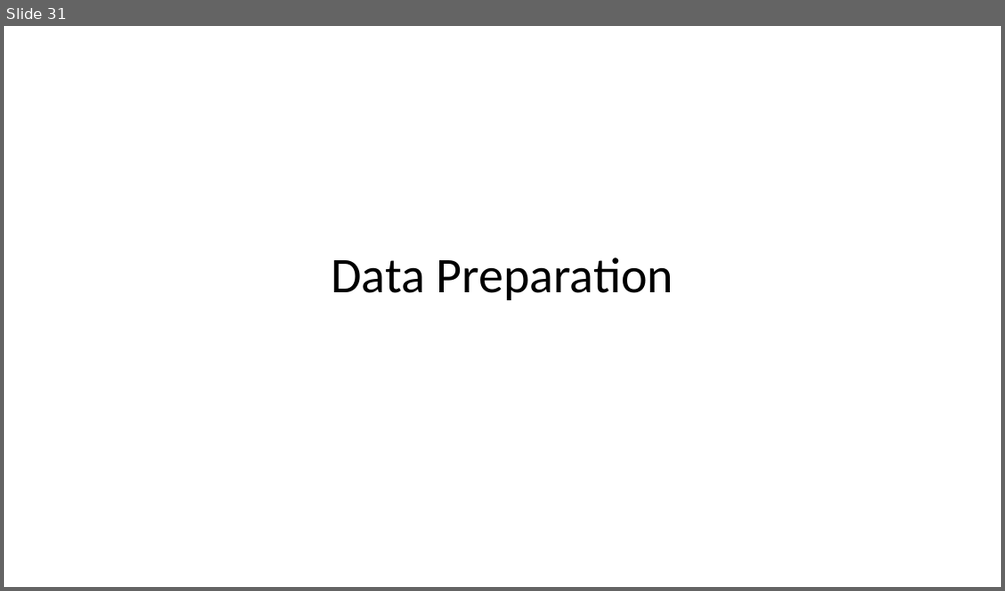
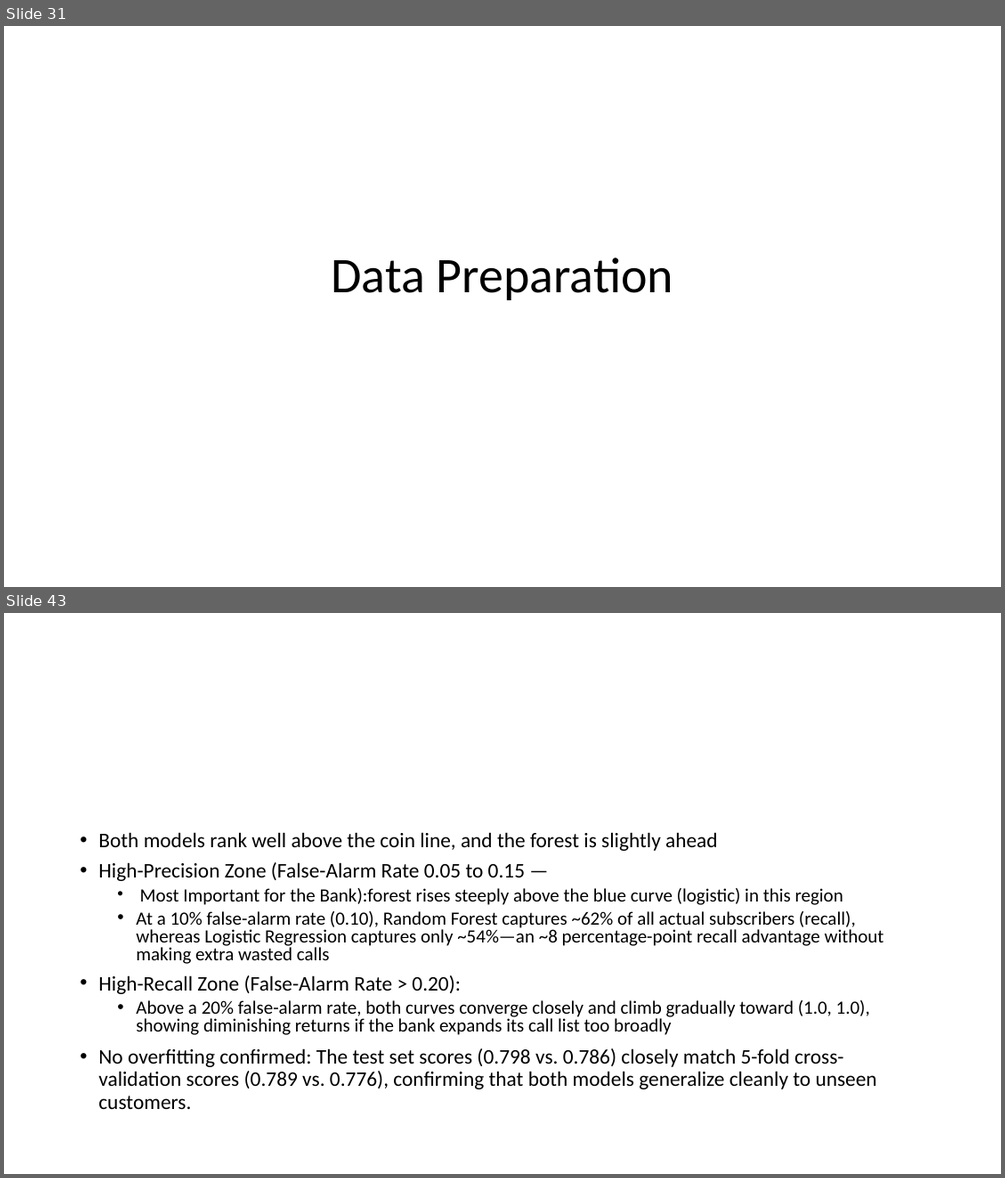
Before and after one commit to anoopungrd/sgh-advanced-analytics-big-data, a slide deck: semester-1/data-mining/project/documentation/Bank Marketing - Term Deposit Subscription.pptx. Shown one above the other, each under a label of ours: slide 31 before the commit, slides 31 and 43 after it; the slides between them are not shown. The pictures are 1005x591 and 1005x1178 pixels, drawn with LibreOffice and Linux fonts; fonts in the diff are those of the drawing. Boxes give left, top, right and bottom in pixels: in the first picture for what was removed or moved away, otherwise in the second. Text is boxed around its words. In the diff, an @@ line names an element or a change of style, - is before the commit and + after.

```diff
--- a/semester-1/data-mining/project/documentation/Bank Marketing - Term Deposit Subscription.pptx
+++ b/semester-1/data-mining/project/documentation/Bank Marketing - Term Deposit Subscription.pptx
@@ slide 43 added at [4,613,1001,1174], background #FFFFFF @@
@@ text added at [98,832,884,1109], 18 pt, text #000000 @@
+• Both models rank well above the coin line, and the forest is slightly ahead
+• High-Precision Zone (False-Alarm Rate 0.05 to 0.15 —
+  • Most Important for the Bank):forest rises steeply above the blue curve (logistic) in this region
+  • At a 10% false-alarm rate (0.10), Random Forest captures ~62% of all actual subscribers (recall), whereas Logistic Regression captures only ~54%—an ~8 percentage-point recall advantage without making extra wasted calls
+• High-Recall Zone (False-Alarm Rate > 0.20):
+  • Above a 20% false-alarm rate, both curves converge closely and climb gradually toward (1.0, 1.0), showing diminishing returns if the bank expands its call list too broadly
+• No overfitting confirmed: The test set scores (0.798 vs. 0.786) closely match 5-fold cross-validation scores (0.789 vs. 0.776), confirming that both models generalize cleanly to unseen customers.
```
Also in this commit, not shown: 22 slides changed, 19 other slides added, 11 other files.
